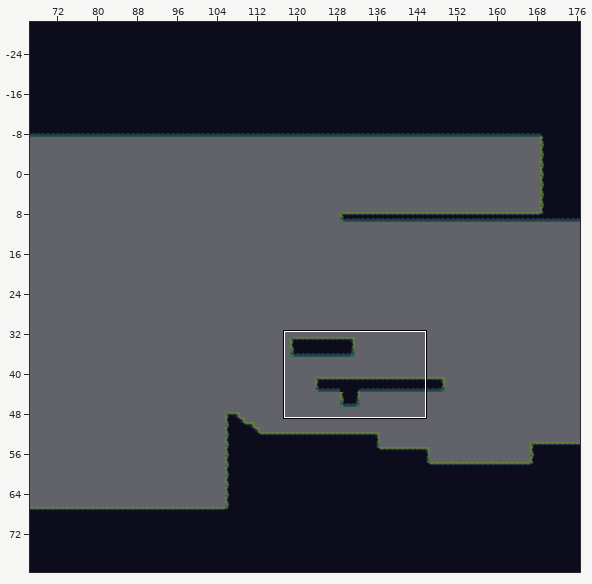
An edit to a level. Tiled map, UnityProject/CaseFileDream/Assets/CaseFileDream/TileSets/Tiled/Level01/Level01-HiddenGarden.tmx. The first picture is a wide view before the edit; the outline marks the close-up.
Close-up. Before:
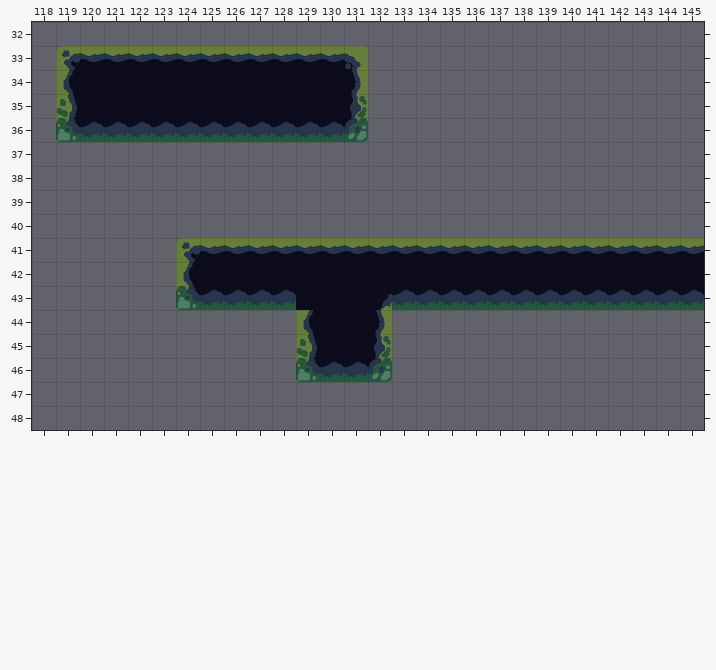
Cells are 32x32 px. Shown: x 118..145, y 32..48. The commit also changed other parts of the map, which this record leaves out.
New version:
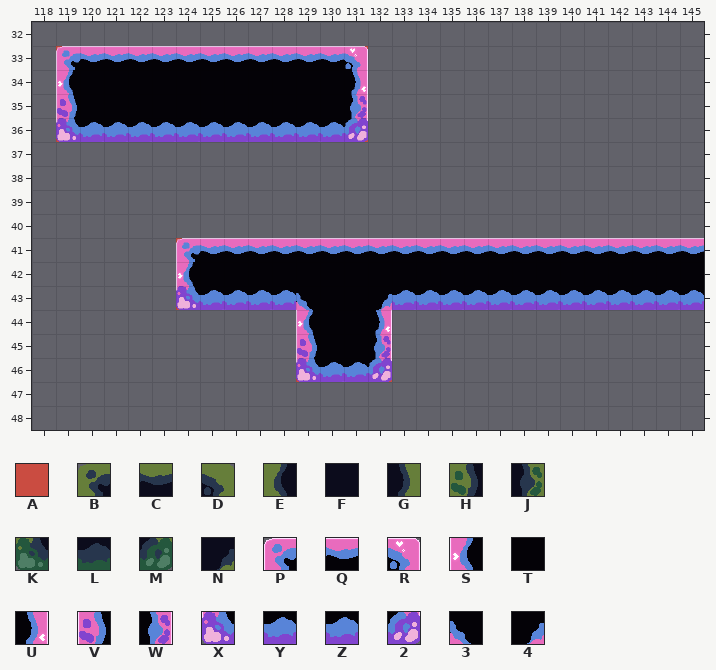
Key: from "BlockoutTileSetLvel01": A 16; from "GreenMoss": B 0, C 1, D 3, E 8, F 9, G 11, H 16, J 19, K 24, L 25, M 27, N 50; from "PinkMossGarden": P 0, Q 1, R 3, S 8, T 9, U 11, V 16, W 19, X 24, Y 25, Z 26, 2 27, 3 49, 4 50.
_ is an empty cell.
Tiles of an added or newly shown layer are drawn over the layers below it.
Changes in this commit:
Layer "GardenBlockout" (now shown):
y 33: x 119 _ -> A; x 131 _ -> A
y 36: x 119 _ -> A; x 131 _ -> A
y 41: x 124 _ -> A
y 43: x 124 _ -> A
y 46: x 129 _ -> A; x 132 _ -> A
Layer "Overlay":
y 33: x 119..131 BCCCCCCCCCCCD -> PQQQQQQQQQQQR
y 34: x 119..131 EFFFFFFFFFFFG -> STTTTTTTTTTTU
y 35: x 119..131 HFFFFFFFFFFFJ -> VTTTTTTTTTTTW
y 36: x 119..131 KLLLLLLLLLLLM -> XYYYYYYYYYYZ2
y 41: x 124..145 BCCCCCCCCCCCCCCCCCCCCC -> PQQQQQQQQQQQQQQQQQQQQQ
y 42: x 124..145 EFFFFFFFFFFFFFFFFFFFFF -> STTTTTTTTTTTTTTTTTTTTT
y 43: x 124..145 KLLLLFFFNLLLLLLLLLLLLL -> XYZYZ3TT4YYYYYYYYYYYYY
y 44: x 129..132 EFFG -> STTU
y 45: x 129..132 HFFJ -> VTTW
y 46: x 129..132 KLLM -> XYZ2
Boxes around the changes in both close-ups, in picture pixels (x1, y1, x2, y2):
changed: (56, 46, 368, 142)
changed: (176, 238, 704, 382)
